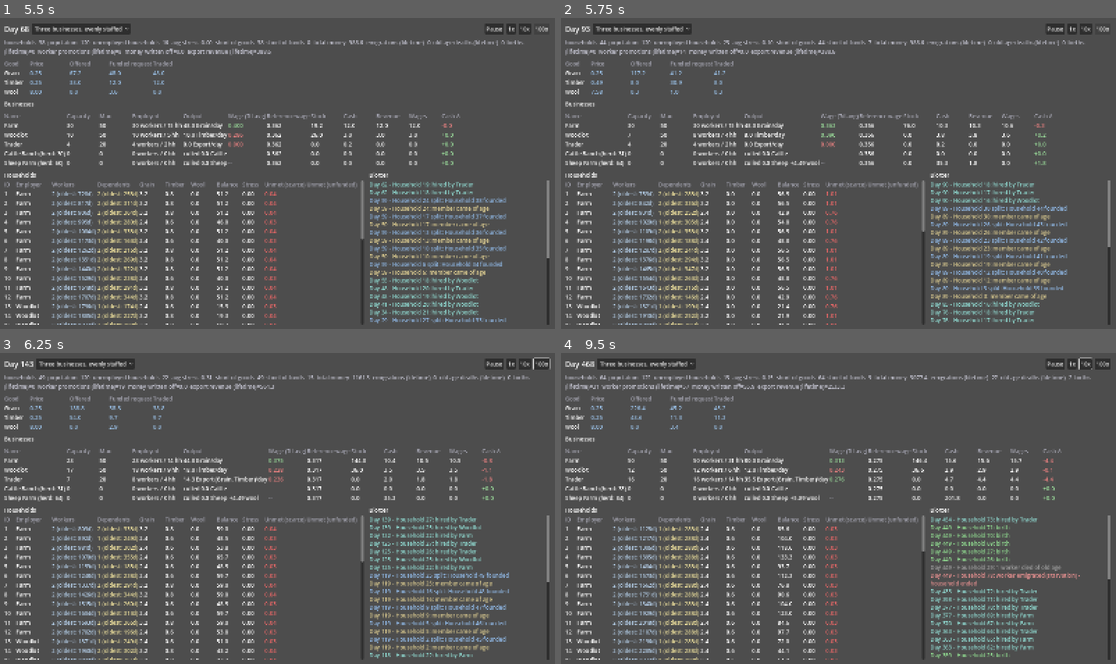
Above: before the commit, frames 1-4 (two rows, left to right).
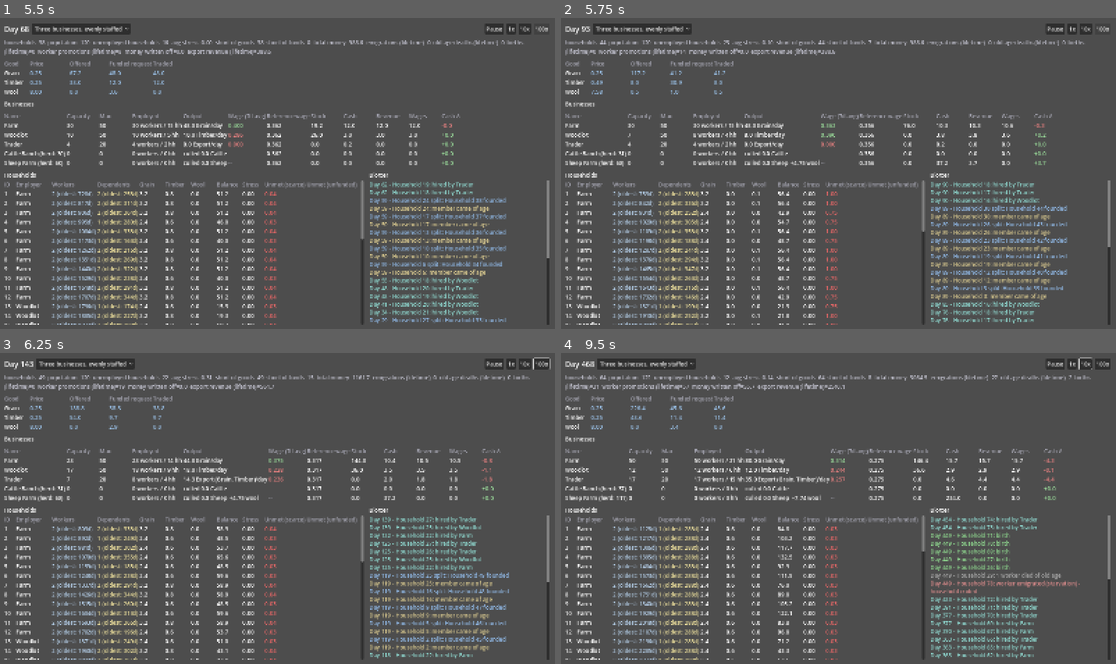
Above: after the commit, the same moments.

Repository: forsman5/sitka
Game: Godot game, scene res://scenes/sim/he_dashboard.tscn
Same seed, same stepped clock (60 frames per second), same inputs: the game is played once before the commit and once after it. This scene is started directly instead of the project's main scene.
Inputs (mouse positions are in pixels of both pictures, inside the frame that each line leads up to):
- Up to frame 1 (5.5 s): click "Three businesses, evenly staf…" at 0.5 s; click "1x" at 1.25 s; tap Enter at 2 s; move the mouse to (399, 157) at 2.02 s; hold Right (ui_right) 2.03-2.75 s; hold Alt 2.03-2.75 s; click (399, 157) at 2.17 s; click "10x" at 2.75 s; drag from (166, 189) to (249, 235) at 3.52 s; click "Three businesses, evenly staf…" at 4.25 s; click "100x" at 5 s
- Up to frame 2 (5.75 s): no input
- Up to frame 3 (6.25 s): move the mouse to (333, 440) at 5.77 s; hold Right (ui_right) from 5.78 s (still down); hold Shift from 5.78 s (still down)
- Up to frame 4 (9.5 s): release Right (ui_right) at 6.5 s; release Shift at 6.5 s; drag from (810, 570) to (672, 461) at 6.52 s; move the mouse to (1005, 555) at 7.27 s; hold Left (ui_left) 7.28-8 s; tap F at 7.35 s; drag from (672, 461) to (755, 430) at 8.02 s; move the mouse to (866, 508) at 8.77 s; hold Down (ui_down) from 8.78 s (still down); hold Alt from 8.78 s (still down); click (866, 508) at 8.92 s

Frame 1 is identical in both runs. In frame 2, 0.2% of the frame differs, in the area x 10-88%, y 23-99%; in frame 3, less than 0.1%; in frame 4, 3.6%, in the area x 10-94%, y 7-99%.

Commit message:
Add a single tunable pace knob for herd reproduction
HERD_GROWTH_RATE_MULTIPLIER scales HERD_GROWTH_RATE (reproduction only,
not the mortality rates) so herd pace can be tuned with one constant
instead of re-deriving each species' rate by hand. Tuned to 1.6 for this
early-preview stage: first cull now lands around day 900 for both
ranches (was 2000+ days at the research-backed rate of 1.0), giving the
player a shorter feedback loop.

Verified with a one-off checkpoint script (day 90/300/600/900/.../2400)
confirming sheep hit their 200-head cull target by day 900 and cattle by
~day 1000; full acceptance harness (including the other worktree
session's monetization checks) still passes.

Diff:
--- a/scripts/sim/household_economy/he_simulation.gd
+++ b/scripts/sim/household_economy/he_simulation.gd
@@ -129,11 +129,25 @@
 ## Reproduction, per HERD_EVAL_INTERVAL_DAYS: cattle bear a single calf on
 ## a roughly annual cycle; sheep both lamb more prolifically per ewe (often
 ## 1.4+ lambs/lambing) and more frequently, so sheep's realized reproduction
-## rate is set to roughly 2.5-3x cattle's.
+## rate is set to roughly 2.5-3x cattle's. These are the research-backed
+## rates -- tune overall PACE with HERD_GROWTH_RATE_MULTIPLIER below rather
+## than editing these directly, so the relative cattle-vs-sheep ratio (and
+## the doc comment above) stays meaningful.
 const HERD_GROWTH_RATE: Dictionary[HEBusiness.Species, float] = {
 	HEBusiness.Species.CATTLE: 0.035,
 	HEBusiness.Species.SHEEP: 0.10,
 }
+
+## Single knob for how fast herds grow overall, independent of the
+## realistic per-species rates above. At 1.0 (HERD_GROWTH_RATE as
+## authored), a ranch takes on the order of 2000+ days to reach its first
+## HERD_CULL_TARGET from its seeded starting size -- too slow to feel like
+## a lever the player is pulling in a short early-preview session. 1.6
+## instead lands both ranches' first cull around ~900 days, without
+## touching HERD_LOSS_RATE_FED/NEGLECTED (mortality stays at the
+## research-backed rate; only reproduction speeds up). Applied only to
+## HERD_GROWTH_RATE in _run_herds, never to the loss rates.
+const HERD_GROWTH_RATE_MULTIPLIER := 1.6
 
 ## Mortality, per HERD_EVAL_INTERVAL_DAYS. FED applies while herd_size fits
 ## within this ranch's current share of SETTLEMENT_GRAZING_LAND; NEGLECTED
@@ -1297,7 +1311,7 @@
 		# up the gap (see SETTLEMENT_GRAZING_LAND's doc comment).
 		var fed := b.herd_size <= max_herd_by_land
 		var loss_rate: float = HERD_LOSS_RATE_FED[b.species] if fed else HERD_LOSS_RATE_NEGLECTED[b.species]
-		b.herd_size = clampf(b.herd_size * (1.0 + HERD_GROWTH_RATE[b.species] - loss_rate), 0.0, max_herd_by_land)
+		b.herd_size = clampf(b.herd_size * (1.0 + HERD_GROWTH_RATE[b.species] * HERD_GROWTH_RATE_MULTIPLIER - loss_rate), 0.0, max_herd_by_land)
 
 		b.last_wool_produced = 0.0
 		if b.species == HEBusiness.Species.SHEEP:
